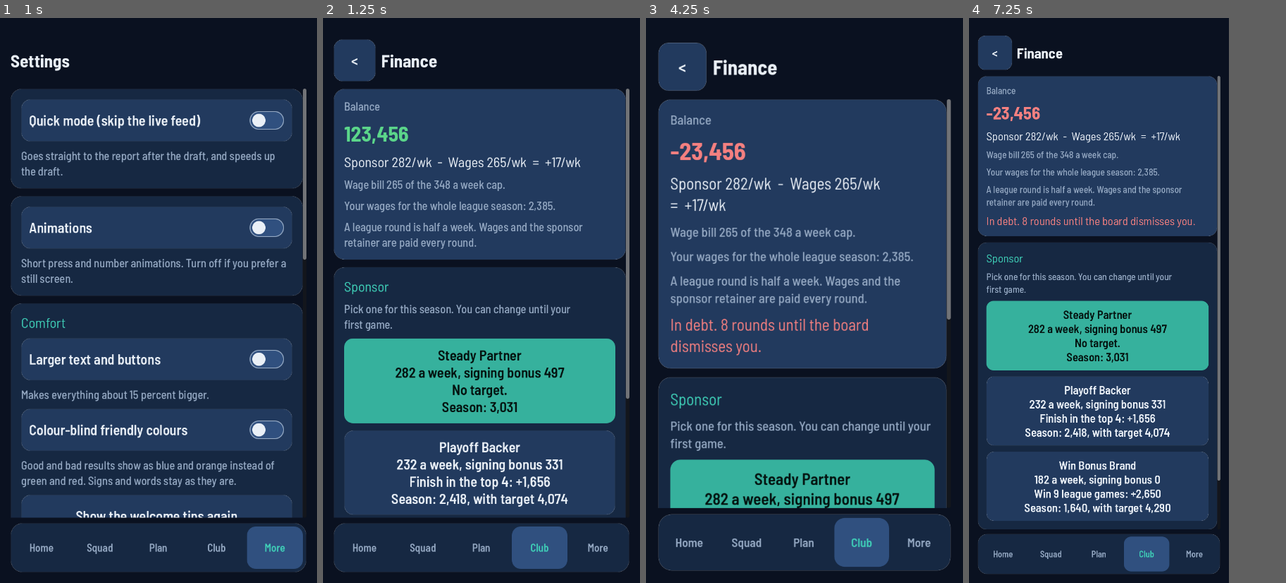
Above: before the commit, frames 1-4 (left to right).
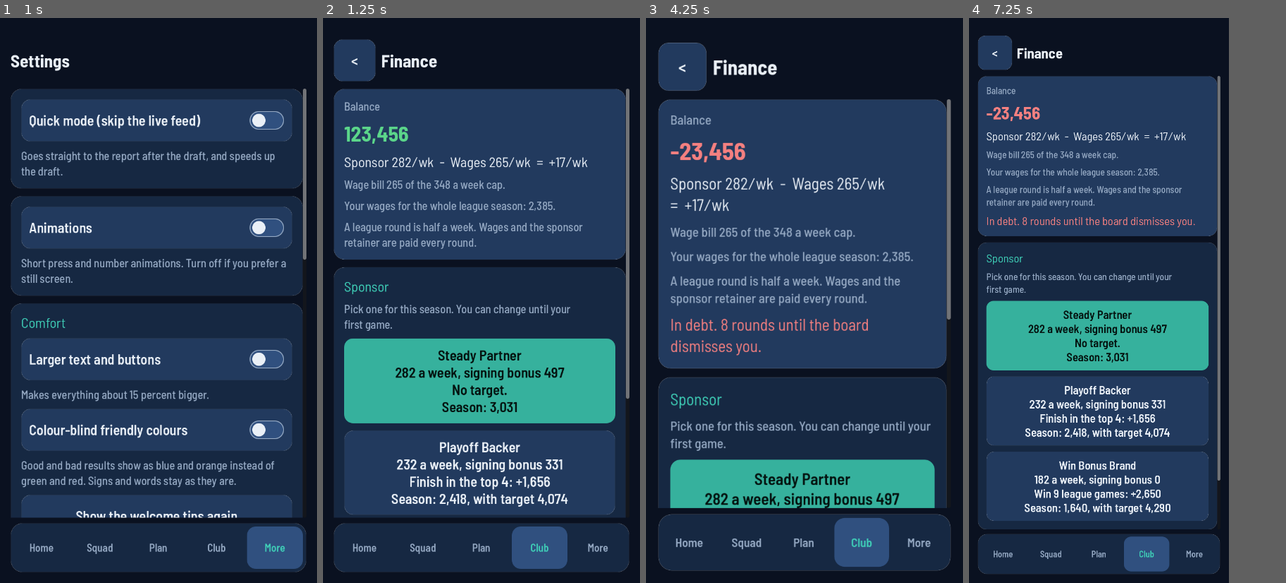
Above: after the commit, the same moments.

Repository: lowfuyi/MOBA-Manager-Dev
Game: Godot game, scene res://tests/check_fit_legacy.tscn
Two runs of this game, one before a commit and one after it. Both use one fixed random seed, a clock stepped at 60 frames per second and the inputs below. This scene is started directly instead of the project's main scene.
Inputs (mouse positions are in pixels of both pictures, inside the frame that each line leads up to):
- Up to frame 1 (1 s): move the mouse to (228, 272) at 0.52 s; click (228, 272) at 0.67 s
- Up to frame 2 (1.25 s): no input
- Up to frame 3 (4.25 s): click "<" at 1.25 s; click "Role: All roles" at 2 s; click "Got it" at 2.75 s; click "New game" at 3.5 s
- Up to frame 4 (7.25 s): click "<" at 4.25 s; click "Role: All roles" at 5 s; click "Got it" at 5.75 s; click "New game" at 6.5 s

Frame 1 is identical in both runs. In frame 2, 0.5% of the frame differs, in the area x 28-84%, y 24-27%; in frame 3, 0.6%, in the area x 18-76%, y 28-35%; in frame 4, 0.3%.

Commit message:
UI.tidy: NBSP and division slash (both in Barlow) instead of U+2060; glyph-coverage test (gameplay-programmer)
Co-Authored-By: Claude Sonnet 5.5 <noreply@anthropic.com>
Claude-Session: https://claude.ai/code/session_01JASFmGF2NGFT2SSDw2Hj5Z

Diff:
--- a/game/src/ui/ui.gd
+++ b/game/src/ui/ui.gd
@@ -407,15 +407,18 @@
 
 
 const NBSP := "\u00a0"            # no-break space: the engine never wraps at it
-const WORD_JOINER := "\u2060"     # zero-width, no glyph: forbids a line break at the place it stands (checked: width 0, no box)
+const UNIT_SLASH := "\u2215"      # division slash: in Barlow, looks like "/" (a little wider), and the engine never breaks after it
+const WORD_JOINER := "\u2060"     # NOT used any more (not in Barlow: a phone's fallback font might draw a box); plain() still strips it
 static var _slash_rx: RegEx
 
 
 ## Keeps a wrapped text from breaking in the two ugly places the fit audit (tests/fit_audit.gd, rules 5 and 6) looks for:
 ## right after a "/" that joins a number and its unit ("+17/" then "wk"), and a last line with one short word or number
-## on it ("0.", "57", "85%", "-3  *"): from three words on, the last words are bound with no-break spaces until they
-## have at least TAIL_MIN visible characters (never more than 3 words or 24 characters), so the last line always has
-## something to read. Both marks are invisible; the words themselves are untouched.
+## on it ("0.", "57", "85%", "-3  *"): from three words on, the last words are bound with no-break spaces (U+00A0, in
+## Barlow, same advance as a space) until they have at least TAIL_MIN visible characters (never more than 3 words or 24
+## characters), so the last line always has something to read. A no-break space cannot bind a slash (the break is inside
+## the word), so a "/" before a letter becomes UNIT_SLASH (U+2215, also in Barlow). Every character tidy() writes is in
+## Barlow's own glyph set (tests/check_fit_legacy.gd checks every visible text against it).
 const TAIL_MIN := 6
 const TAIL_MAX := 24
 
@@ -426,7 +429,7 @@
 		if _slash_rx == null:
 			_slash_rx = RegEx.new()
 			_slash_rx.compile("/(?=[A-Za-z])")
-		t = _slash_rx.sub(t, "/" + WORD_JOINER, true)
+		t = _slash_rx.sub(t, UNIT_SLASH, true)
 	var start := t.rfind("\n") + 1
 	if t.substr(start).split(" ", false).size() < 3:
 		return t    # one or two words on the last line: nothing to bind
@@ -456,10 +459,10 @@
 	return t
 
 
-## The text as written: tidy()'s invisible marks taken out again (no-break spaces back to spaces, joiners removed). Use it
+## The text as written: tidy()'s marks taken out again (no-break spaces back to spaces, the unit slash back to "/"). Use it
 ## when code or a test looks for words in a Label or Button text.
 static func plain(text: String) -> String:
-	return text.replace(NBSP, " ").replace(WORD_JOINER, "")
+	return text.replace(NBSP, " ").replace(UNIT_SLASH, "/").replace(WORD_JOINER, "")
 
 
 ## A label. `weight` "" takes the weight the type scale gives that size (Bold at 48 and 40, SemiBold at 36 and 24,
--- a/game/tests/check_fit_legacy.gd
+++ b/game/tests/check_fit_legacy.gd
@@ -20,6 +20,7 @@
 var states := 0
 var variant := ""
 var only_state := ""
+var _barlow: FontFile
 
 
 func ok(cond: bool, what: String) -> void:
@@ -43,6 +44,7 @@
 		return
 	await frames(3)
 	var probs := FitAudit.audit(App.main, UI.canvas_w())
+	_missing_glyphs(App.main, probs)
 	states += 1
 	if probs.is_empty():
 		ok(true, "fit_%s_%s: clean" % [state, variant])
@@ -50,6 +52,31 @@
 		ok(false, "fit_%s_%s: %d problems" % [state, variant, probs.size()])
 		for p in probs.slice(0, 14):
 			print("     ", p)
+
+
+## Every visible Label and Button text may only use characters Barlow itself has (its own cmap, not the system fallback),
+## so tidy()'s marks cannot become boxes on a phone whose fallback font differs. "\n" is not drawn.
+func _missing_glyphs(root: Node, out: Array) -> void:
+	if _barlow == null:
+		_barlow = load("res://assets/fonts/BarlowSemiCondensed-Regular.ttf") as FontFile
+	var stack: Array = [root]
+	while not stack.is_empty():
+		var n: Node = stack.pop_back()
+		for ch in n.get_children():
+			stack.append(ch)
+		var c := n as Control
+		if c == null or not c.is_visible_in_tree():
+			continue
+		var t := ""
+		if c is Label:
+			t = (c as Label).text
+		elif c is Button:
+			t = (c as Button).text
+		for i in t.length():
+			var u := t.unicode_at(i)
+			if u != 10 and not _barlow.has_char(u):
+				out.append("glyph: %s uses U+%04X, which Barlow does not have" % [FitAudit._name(c), u])
+				break
 
 
 func _ready() -> void:
@@ -165,9 +192,16 @@
 	var p12 := await _audit_of(_label_in(pace, room_pace, UI.S_SMALL, "", true))
 	ok(p12.is_empty(), "tidy: the same note through UI.tidy is clean: %s" % [p12])
 	ok(UI.tidy("Wins") == "Wins" and UI.tidy("Top lane") == "Top lane", "tidy: one or two words are left alone")
-	ok(UI.tidy("a b c").contains(UI.NBSP) and UI.tidy("+17/wk") == "+17/" + UI.WORD_JOINER + "wk", "tidy: three words bind the last two; a slash before letters gets a joiner")
+	ok(UI.tidy("a b c").contains(UI.NBSP) and UI.tidy("+17/wk") == "+17" + UI.UNIT_SLASH + "wk" and UI.plain(UI.tidy("+17/wk")) == "+17/wk", "tidy: three words bind the last two; a slash before letters becomes the unit slash, and plain() undoes it")
+	var probe: Array = []
+	var gl := Label.new()
+	gl.text = UI.tidy("Sponsor 282/wk  -  Wages 265/wk  =  +17/wk and one more line") + "\u2060"
+	add_child(gl)
+	_missing_glyphs(self, probe)
+	gl.queue_free()
+	ok(probe.size() == 1 and String(probe[0]).contains("U+2060"), "glyph check negative control: U+2060 is flagged, tidy()'s own marks are not: %s" % [probe])
 	var spaced := UI.tidy("Ratio 88 / 91 now")
-	ok(spaced.begins_with("Ratio 88 ") and not spaced.contains(UI.WORD_JOINER) and spaced.replace(UI.NBSP, " ") == "Ratio 88 / 91 now", "tidy: a spaced slash gets no joiner, and only spaces change (to no-break spaces)")
+	ok(spaced.begins_with("Ratio 88 ") and not spaced.contains(UI.UNIT_SLASH) and spaced.replace(UI.NBSP, " ") == "Ratio 88 / 91 now", "tidy: a spaced slash is left alone, and only spaces change (to no-break spaces)")
 	ok(UI.tidy("Gravenstone Bulwark  their best 77").replace(UI.NBSP, " ") == "Gravenstone Bulwark  their best 77" and UI.tidy("Gravenstone Bulwark  their best 77").contains("best" + UI.NBSP + "77"), "tidy: 'best 77' is bound so the 77 cannot stand alone")
 	ok(UI.tidy("Soldor  -  Top  -  tired -3  *").contains("-3" + UI.NBSP + UI.NBSP + "*"), "tidy: '-3  *' is bound as one tail, double space included")
 	ok(UI.tidy("line one is here\nlast words") == "line one is here\nlast words", "tidy: a last line of two words is not bound to the line before")
